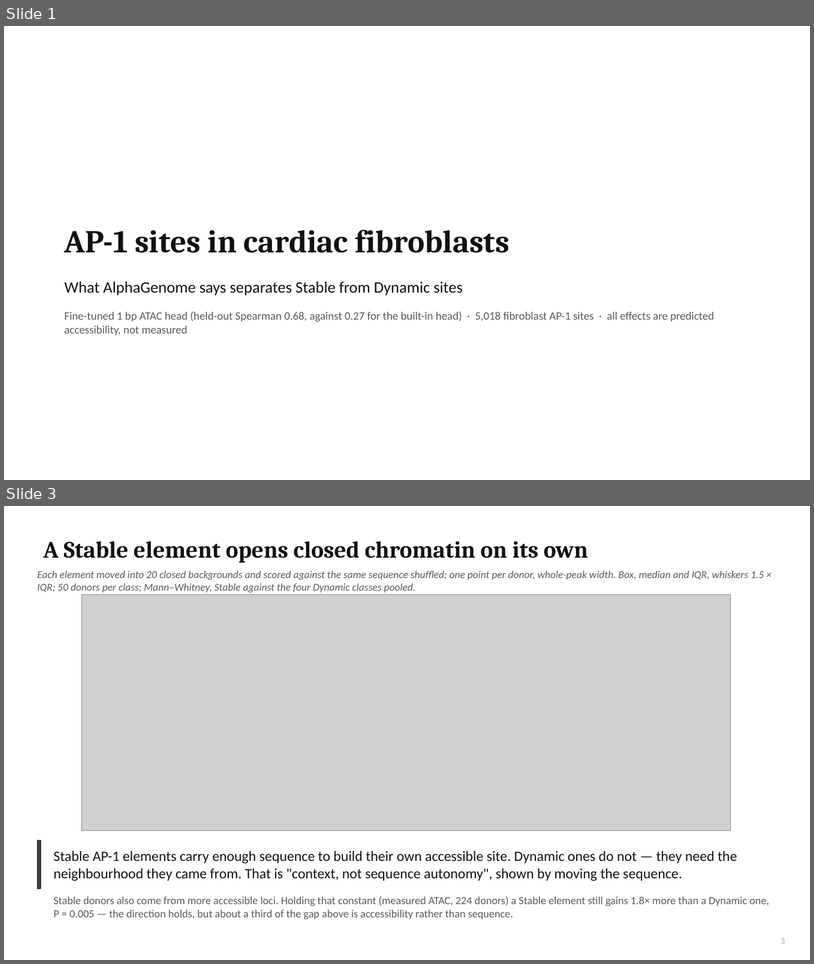
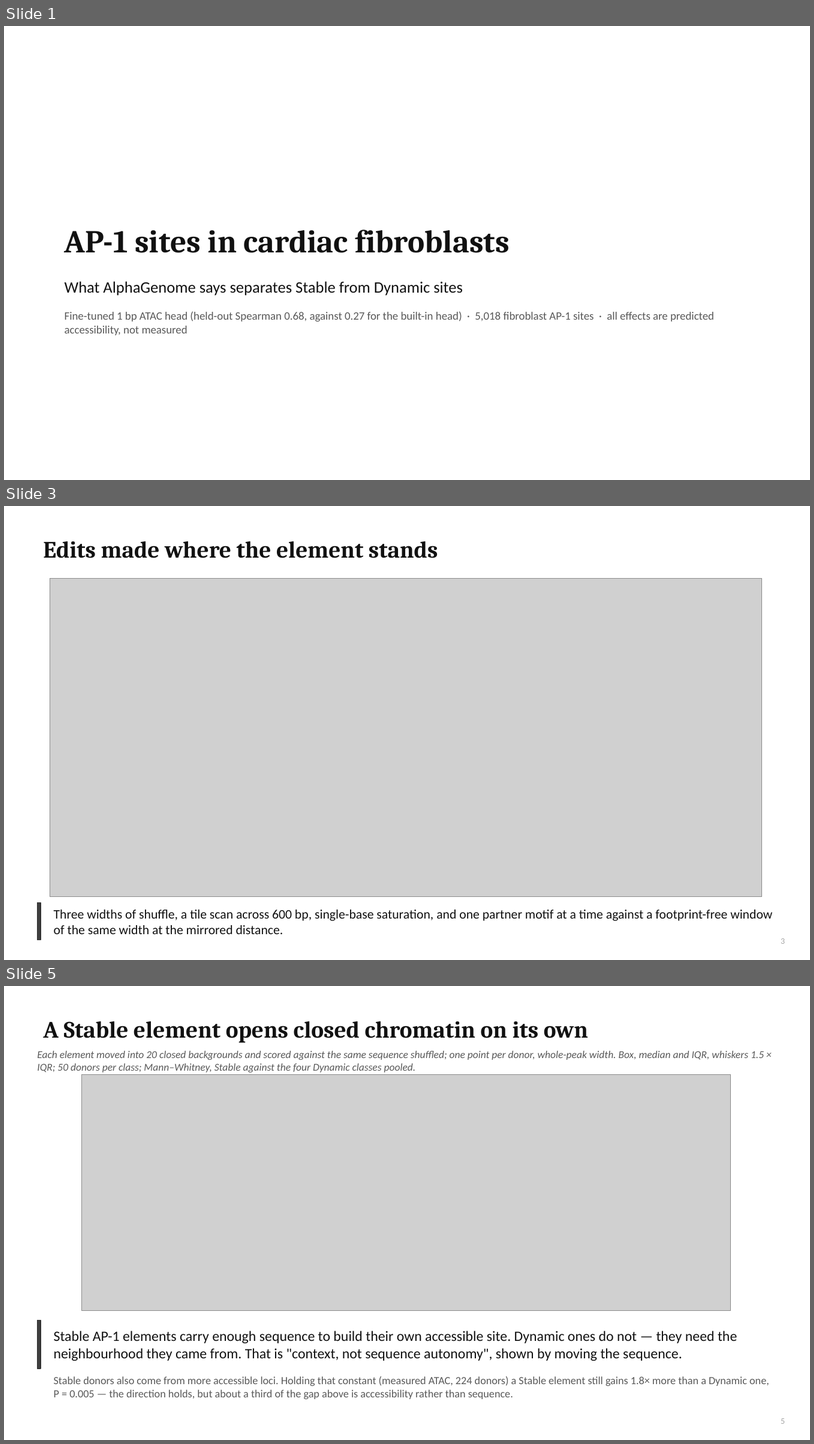
Before and after one commit to cytokine4242/Alpha_Genome_Ap1, a slide deck: Analysis/AP1_fibroblast_lab_meeting.pptx. Shown one above the other, each under a label of ours: slides 1 and 3 before the commit, slides 1, 3 and 5 after it; the slides between them are not shown. The pictures are 814x964 and 814x1444 pixels, drawn with LibreOffice and Linux fonts; fonts in the diff are those of the drawing; grey boxes stand for pictures. Boxes give left, top, right and bottom in pixels: in the first picture for what was removed or moved away, otherwise in the second. Text is boxed around its words. In the diff, an @@ line names an element or a change of style, - is before the commit and + after.

```diff
--- a/Analysis/AP1_fibroblast_lab_meeting.pptx
+++ b/Analysis/AP1_fibroblast_lab_meeting.pptx
@@ slide 3 added at box(4, 506, 810, 960), background #FFFFFF @@
@@ title added at box(43, 541, 438, 558), 28 pt, text #111111, bold @@
+Edits made where the element stands
@@ picture added at box(50, 579, 762, 896) @@
@@ rectangle added at box(37, 902, 41, 940), fill #3F3F3F, outline #333333 1 pt @@
@@ text added at box(54, 909, 773, 934), 15.5 pt, text #111111 @@
+Three widths of shuffle, a tile scan across 600 bp, single-base saturation, and one partner motif at a time against a footprint-free window of the same width at the mirrored distance.
@@ page number added at box(781, 938, 785, 943), 10 pt, text #A6A6A6 @@
+3
@@ what was slide 3 is now slide 5 @@
@@ page number at box(781, 1418, 785, 1423): text changed @@
-3
+5
```
Also in this commit, not shown: 3 other slides added, 1 slide removed, 10 other files.
